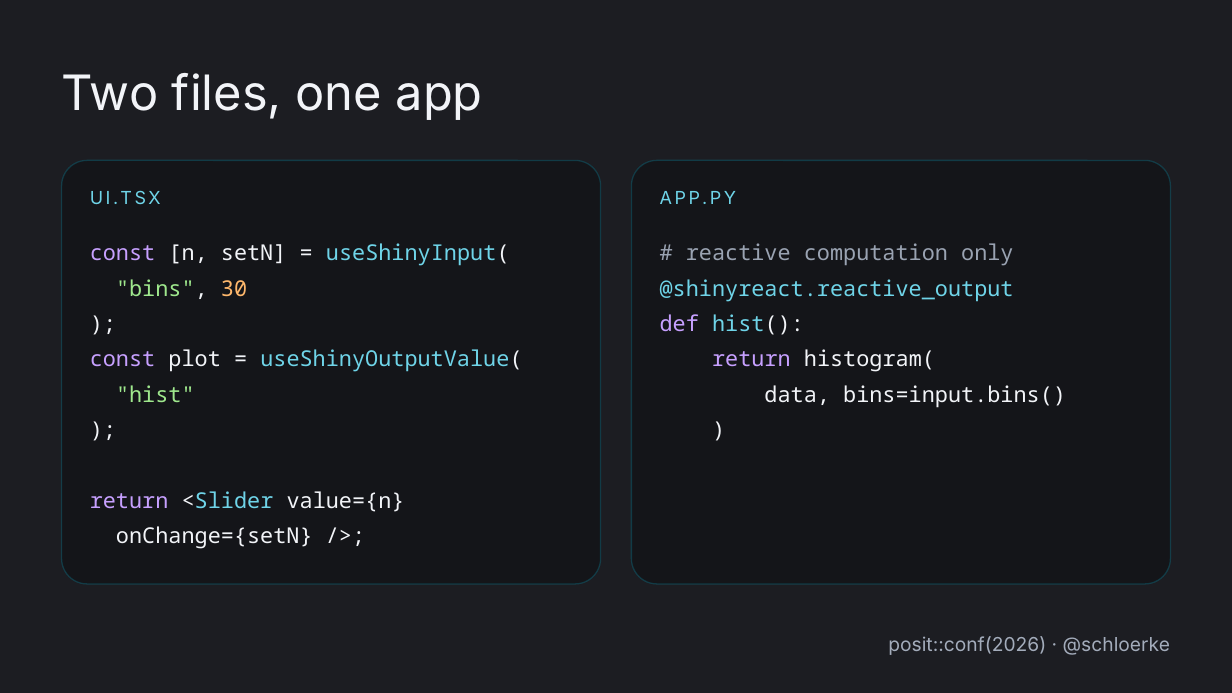
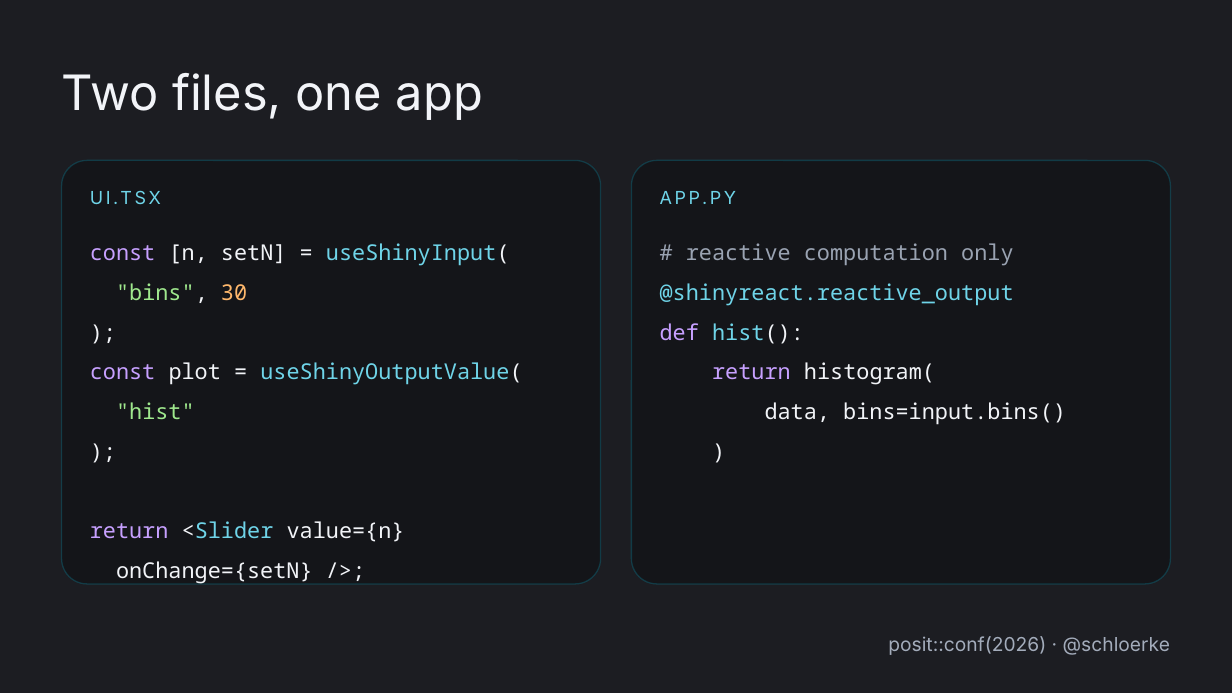
Before and after one commit to schloerke/presentation-2026-09-15-posit-conf-shinyreact, a slide deck: slide 4 of theme/shinyreact-dark.pptx. Drawn at 1232x693 pixels with LibreOffice and Linux fonts; fonts in the diff are those of the drawing. Boxes give left, top, right and bottom in pixels: in the first picture for what was removed or moved away, otherwise in the second. Text is boxed around its words. In the diff, an @@ line names an element or a change of style, - is before the commit and + after.

Commit message:
Rebuild Keynote theme around master slides
Keynote's Save Theme captures master slides and discards content slides. The
first build drew the design on slides, so a presentation started from the theme
got the background colour and nothing else.

Every design element now lives on a slide layout (Keynote imports these as
masters) and every editable region is a real <p:ph> placeholder whose list
style carries the styling, so text typed on a fresh slide keeps the design.

- cyan bar bullet lives in the placeholder list style, as a bullet character
  rather than a drawn shape, so it stays aligned when a bullet wraps
- section number's 22% alpha likewise moved into the list style
- hex behind the logo is a stroked outline, not a fill: the logo PNG has its
  own #1C1D22 hex baked in, and a fill behind it showed as a mismatched patch

preview/master-N-blank.png is the regression check - a fresh slide from each
master, which is what a theme user actually gets.

```diff
--- a/theme/shinyreact-dark.pptx
+++ b/theme/shinyreact-dark.pptx
@@ rounded rectangle removed at (x1=62, y1=161, x2=601, y2=584) @@
@@ rounded rectangle added at (x1=62, y1=161, x2=601, y2=584), fill #141519, outline #00D8FF 1 pt @@
@@ rounded rectangle removed at (x1=631, y1=161, x2=1170, y2=584) @@
@@ rounded rectangle added at (x1=631, y1=161, x2=1170, y2=584), fill #141519, outline #00D8FF 1 pt @@
@@ more space between paragraphs in 3 elements at (x1=90, y1=186, x2=572, y2=212), (x1=90, y1=243, x2=522, y2=584), (x1=660, y1=243, x2=1066, y2=425) @@
```
Also in this commit, not shown: 4 other slides changed, 14 other files.
